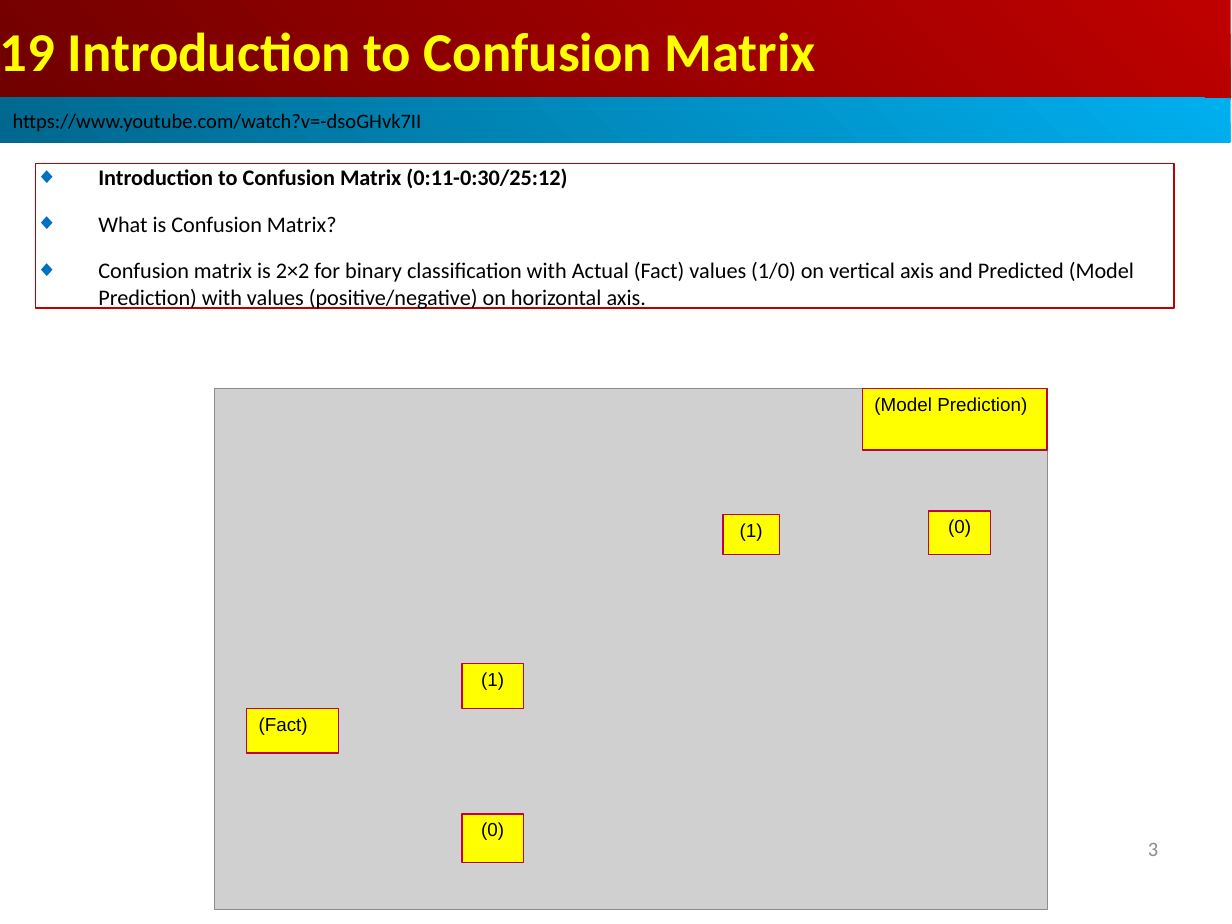
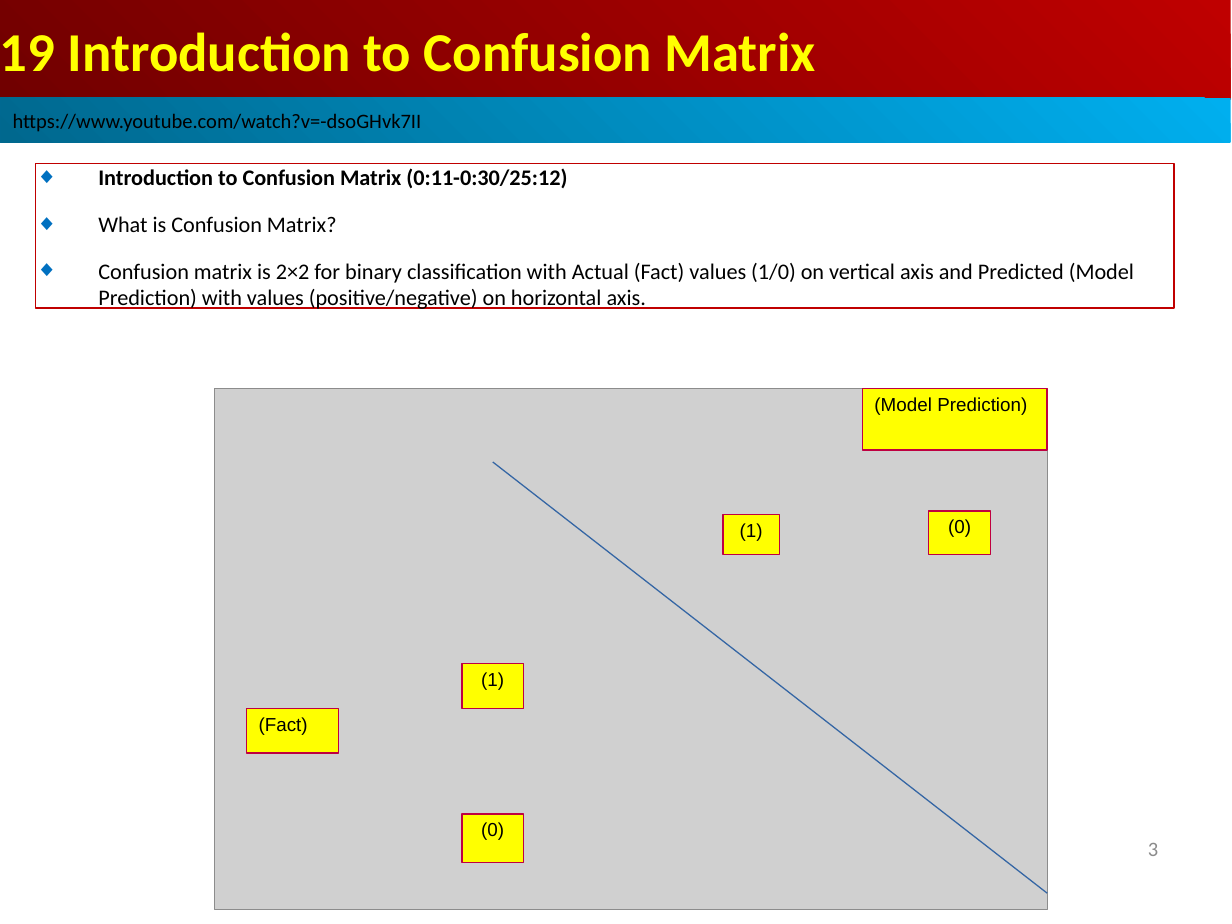
Before and after one commit to peterhchen/AIU_CS512_DL, a slide deck: slide 3 of 000_Lecture_Project/week09/001_Video/19.01_CM_Intro.ppt. Drawn at 1232x924 pixels with LibreOffice and Linux fonts; fonts in the diff are those of the drawing; grey boxes stand for pictures. Boxes give left, top, right and bottom in pixels: in the first picture for what was removed or moved away, otherwise in the second. Text is boxed around its words. In the diff, an @@ line names an element or a change of style, - is before the commit and + after.

```diff
--- a/000_Lecture_Project/week09/001_Video/19.01_CM_Intro.ppt
+++ b/000_Lecture_Project/week09/001_Video/19.01_CM_Intro.ppt
@@ line added from (493, 462) to (1047, 893), #3465A4 0.74 pt @@
```
Also in this commit, not shown: 11 other slides changed, 2 other files.
